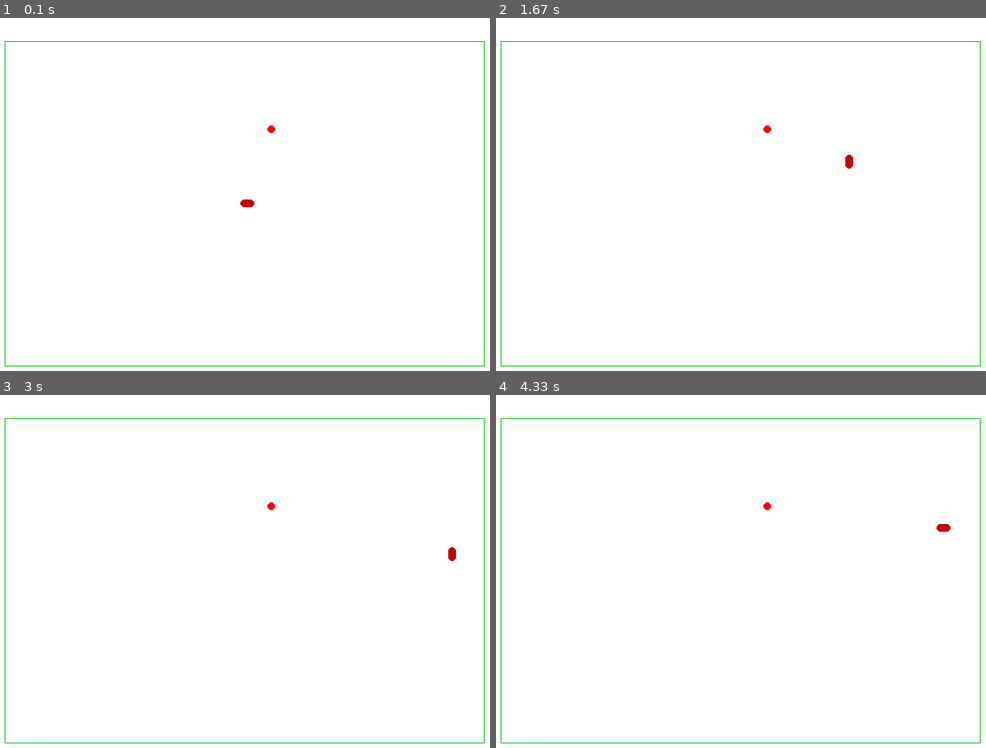
Above: before the commit, frames 1-4 (two rows, left to right).
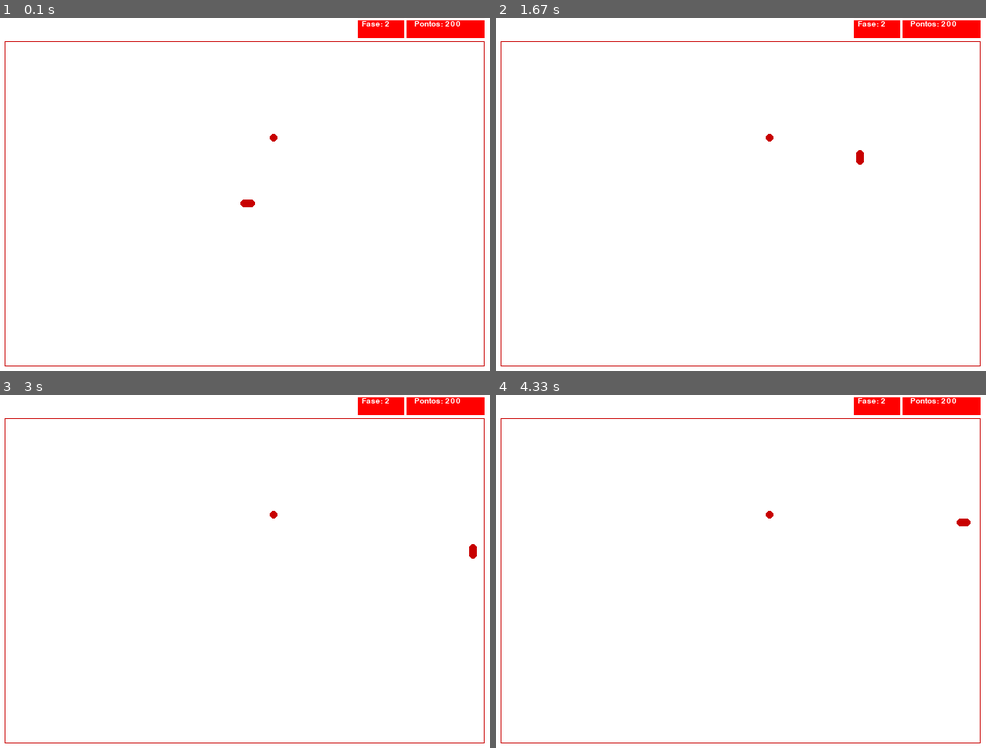
Above: after the commit, the same moments.

Repository: IRGO-CO/Python-do-zero-ao-infinito
Game: pygame game, started from Pygame/00-snakeGame/Snake-game-modularized/Run.py
Same seed, same stepped clock (60 frames per second), same inputs: the game is played once before the commit and once after it.
Inputs:
- Up to frame 1 (0.1 s): no input
- Up to frame 2 (1.67 s): tap Space at 0.33 s; hold Up 1.17-1.63 s
- Up to frame 3 (3 s): hold Right 1.67-2.13 s; hold Left 2.17-2.7 s; hold Down from 2.73 s (still down)
- Up to frame 4 (4.33 s): release Down at 3.03 s; hold Left 3.07-3.47 s; hold Up 3.5-3.87 s; hold Right from 3.9 s (still down)

The runs differ from the first frame. In frame 1, 2.0% of the frame differs, in the area x 0-99%, y 0-99%; in frame 2, 2.1%; in frame 3, 2.1%; in frame 4, 2.1%.

Commit message:
Testando sistema de fases

Diff:
--- a/Pygame/00-snakeGame/Snake-game-modularized/Run.py
+++ b/Pygame/00-snakeGame/Snake-game-modularized/Run.py
@@ -2,19 +2,22 @@
 import pygame
 
 while True:
-
     libr.utils.variaveis.relogio.tick(libr.utils.variaveis.frame)
     libr.utils.variaveis.tela.fill((255, 255, 255))
-    libr.fase1()
+
+    libr.pontuacao()
+    libr.mostraFase()
 
     cobra = pygame.draw.circle(libr.utils.variaveis.tela, (200, 0, 0), (
         libr.utils.variaveis.cobrax, libr.utils.variaveis.cobray), 5)
-    comida = pygame.draw.circle(libr.utils.variaveis.tela, (255, 0, 0), (
+    comida = pygame.draw.circle(libr.utils.variaveis.tela, (200, 0, 0), (
         libr.utils.variaveis.comidax, libr.utils.variaveis.comiday), 5)
-
     libr.utils.variaveis.cobrax += libr.utils.variaveis.direcaox * libr.utils.variaveis.velocidade
     libr.utils.variaveis.cobray += libr.utils.variaveis.direcaoy * libr.utils.variaveis.velocidade
     libr.corpo()
+
+    libr.veriFase(cobra)
+
     if cobra.colliderect(comida):
         libr.comer()
     libr.controle()
--- a/Pygame/00-snakeGame/Snake-game-modularized/libr/fases.py
+++ b/Pygame/00-snakeGame/Snake-game-modularized/libr/fases.py
@@ -1,6 +1,15 @@
 import pygame
 
 from . import *
+
+
+def veriFase(cobra):
+    if variaveis.fase == 1:
+        fase1()
+    elif variaveis.fase == 2:
+        fase2(cobra)
+    elif variaveis.fase == 3:
+        fase3(cobra)
 
 
 def fase1():
@@ -18,8 +27,22 @@
         variaveis.cobray = 36
 
 
-def fase2():
-    pygame.draw.line(variaveis.tela, (0, 0, 0), (10, 30), (630, 30))
-    pygame.draw.line(variaveis.tela, (0, 0, 0), (10, 450), (630, 450))
-    pygame.draw.line(variaveis.tela, (0, 0, 0), (10, 30), (10, 450))
-    pygame.draw.line(variaveis.tela, (0, 0, 0), (630, 30), (630, 450))
+def fase2(cobra):
+    cima = pygame.draw.line(variaveis.tela, (200, 0, 0), (10, 30), (630, 30))
+    baixo = pygame.draw.line(variaveis.tela, (200, 0, 0), (10, 450), (630, 450))
+    esquerda = pygame.draw.line(variaveis.tela, (200, 0, 0), (10, 30), (10, 450))
+    direita = pygame.draw.line(variaveis.tela, (200, 0, 0), (630, 30), (630, 450))
+    if cobra.colliderect(cima) or cobra.colliderect(baixo) or cobra.colliderect(esquerda) or cobra.colliderect(direita):
+        morte()
+
+
+def fase3(cobra):
+    cima = pygame.draw.line(variaveis.tela, (0, 0, 0), (10, 30), (630, 30))
+    baixo = pygame.draw.line(variaveis.tela, (0, 0, 0), (10, 450), (630, 450))
+    esquerda = pygame.draw.line(variaveis.tela, (0, 0, 0), (10, 30), (10, 450))
+    direita = pygame.draw.line(variaveis.tela, (0, 0, 0), (630, 30), (630, 450))
+    centrocima = pygame.draw.line(variaveis.tela, (0, 0, 0), (320, 30), (320, 200))
+    centrobaixo = pygame.draw.line(variaveis.tela, (0, 0, 0), (320, 240), (320, 450))
+    if cobra.colliderect(cima) or cobra.colliderect(baixo) or cobra.colliderect(esquerda) or cobra.colliderect(direita)\
+            or cobra.colliderect(centrobaixo) or cobra.colliderect(centrocima):
+        morte()
--- a/Pygame/00-snakeGame/Snake-game-modularized/libr/utils/__init__.py
+++ b/Pygame/00-snakeGame/Snake-game-modularized/libr/utils/__init__.py
@@ -1,3 +1,5 @@
 from .fnMecanicas import *
 
+from .fnDesign import *
+
 from .variaveis import *
--- /dev/null
+++ b/Pygame/00-snakeGame/Snake-game-modularized/libr/utils/fnDesign.py
@@ -0,0 +1,23 @@
+from . import *
+
+
+def pontuacao():
+    pygame.draw.rect(variaveis.tela, (255, 0, 0), (530, 3, 101, 23))
+    fontePontos = pygame.font.SysFont('comic sans', 15)
+    txtPontos = f'Pontos: {variaveis.pontos:^3}'
+    txtformatPontos = fontePontos.render(txtPontos, True, (255, 255, 255))
+    variaveis.tela.blit(txtformatPontos, (540, 3))
+
+def mostraFase():
+    if variaveis.pontos == 0:
+        variaveis.fase = 1
+    else:
+        if variaveis.pontos > 100:
+            variaveis.fase = 2
+        if variaveis.pontos > 200:
+            variaveis.fase = 3
+    pygame.draw.rect(variaveis.tela, (255, 0, 0), (467, 3, 60, 23))
+    fonteFase = pygame.font.SysFont('comic sans', 15)
+    txtFase = f'Fase: {variaveis.fase}'
+    txtformatFase = fonteFase.render(txtFase, True, (255, 255, 255))
+    variaveis.tela.blit(txtformatFase, (472, 3))
--- a/Pygame/00-snakeGame/Snake-game-modularized/libr/utils/fnMecanicas.py
+++ b/Pygame/00-snakeGame/Snake-game-modularized/libr/utils/fnMecanicas.py
@@ -78,6 +78,7 @@
     variaveis.cobrax = 640 // 2
     variaveis.cobray = 480 // 2
     variaveis.tamanho = 5
+    variaveis.pontos = 0
 
 
 def morte():
--- a/Pygame/00-snakeGame/Snake-game-modularized/libr/utils/variaveis.py
+++ b/Pygame/00-snakeGame/Snake-game-modularized/libr/utils/variaveis.py
@@ -2,8 +2,8 @@
 
 from random import randint
 
-comidax = randint(13, 627)
-comiday = randint(13, 467)
+comidax = randint(18, 628)
+comiday = randint(36, 446)
 velocidade = 0.5
 
 cobrax = 640 // 2
@@ -14,9 +14,11 @@
 listaCorpo = list()
 cabeça = list()
 tamanho = 5
-pontos = 0
 
+pontos = 200
+fase = 1
 pygame.init()
+
 largura = 640
 altura = 480
 relogio = pygame.time.Clock()
